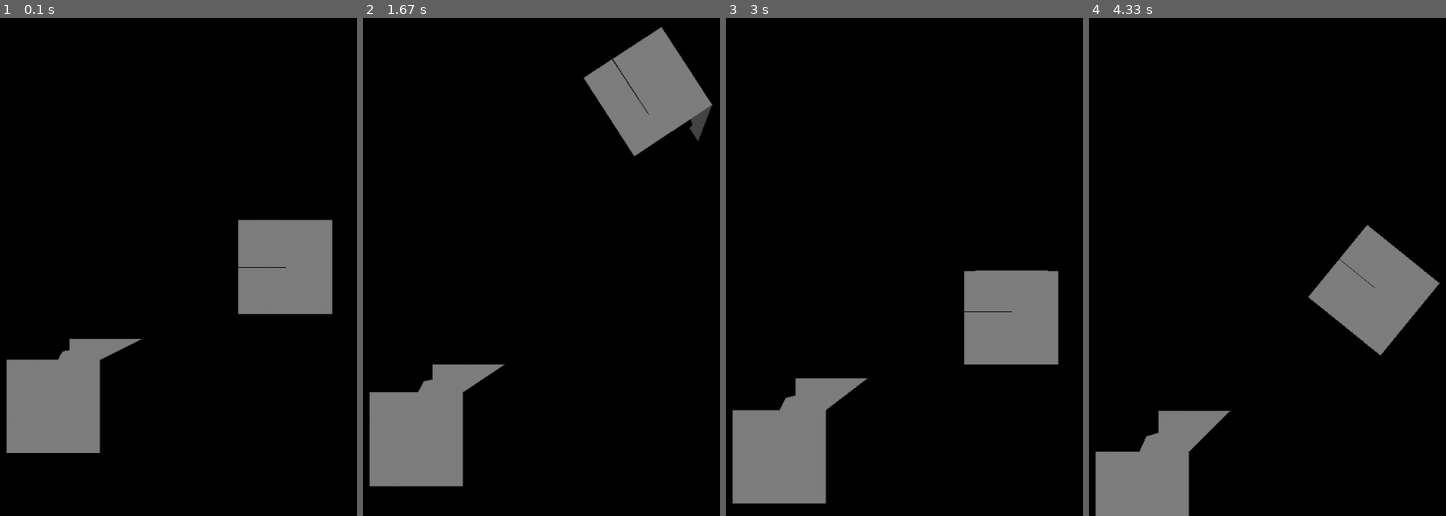
Above: before the commit, frames 1-4 (left to right).
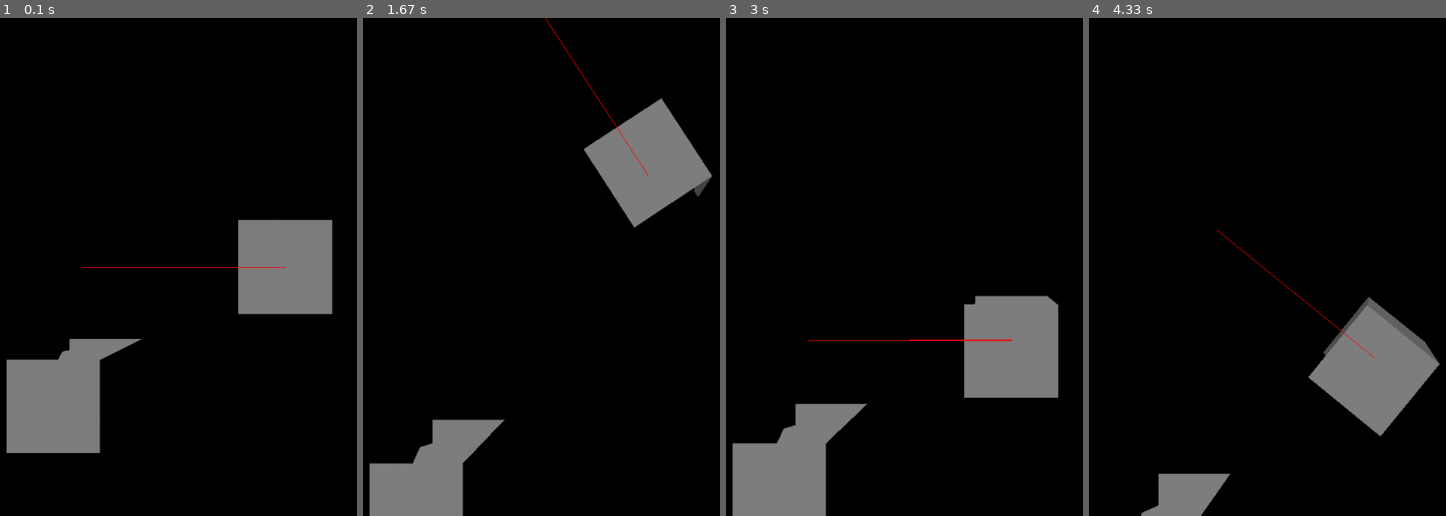
Above: after the commit, the same moments.

Repository: ZackWilde27/Z3dPy
Game: pygame game, started from examples/ray collisions/rayCollisions.py
The game is run twice, just before and just after one commit, with the same random seed, the same clock (stepped at 60 frames per second) and the same inputs.
Inputs:
- Up to frame 1 (0.1 s): no input
- Up to frame 2 (1.67 s): hold D 0.33-0.8 s; hold W 0.83-1.13 s; hold D 1.17-1.63 s
- Up to frame 3 (3 s): hold A 1.67-2.2 s; hold S 2.23-2.53 s; hold A 2.57-2.97 s
- Up to frame 4 (4.33 s): hold W 3-3.37 s; hold D 3.4-4.03 s; hold S from 4.07 s (still down)

The runs differ from the first frame. In frame 1, 0.1% of the frame differs, in the area x 22-81%, y 50-51%; in frame 2, 14%, in the area x 1-99%, y 0-100%; in frame 3, 6.7%; in frame 4, 13%.

Commit message:
Add files via upload

Diff:
--- a/examples/ray collisions/rayCollisions.py
+++ b/examples/ray collisions/rayCollisions.py
@@ -8,16 +8,16 @@
 pygame.init()
 clock = pygame.time.Clock()
 
-# Manually setting the display mode can still be done
+# Manually setting the display mode this time
 screen = pygame.display.set_mode((1280, 720))
 
-# To set the z3dpy screen size, either include it in your camera:
-# z3dpy.Cam(x, y, z, scrW, scrH)
-myCamera = zp.Cam(0, 0, -4, 1280, 720)
-
-# or set screenSize like so:
 zp.screenSize = (1280, 720)
 
+# Cam(x, y, z)
+myCamera = zp.Cam(0, 0, -4)
+
+# Setting FOV
+# zp.FindHowVars(75)
 zp.SetHowVars(0.7330638661047614, 1.3032245935576736)
 
 
@@ -62,7 +62,7 @@
 
     rayDir = zp.RotTo(zp.ThingGetRot(player), [1, 0, 0])
 
-    rayEnd = zp.VectorAdd(rayStart, zp.VectorMulF(rayDir, 15))
+    rayEnd = zp.VectorAdd(rayStart, zp.VectorMulF(rayDir, 5))
 
     theRay = zp.Ray(rayStart, rayEnd)
 
@@ -77,17 +77,22 @@
     zp.rays.append(theRay)
 
     # New CamChase() will make the camera "chase" a location rather than being set.
-    zp.CamChase(myCamera, zp.VectorSub(zp.ThingGetPos(player), [0, 8, 0]), 0.25)
+    zp.CamChase(myCamera, zp.VectorSub(zp.ThingGetPos(player), [0, 8, 0]), 1)
 
     zp.CamSetTargetVector(myCamera, [0, 1, 0])
     zp.CamSetUpVector(myCamera, [0, 0, 1])
 
     zp.SetInternalCam(myCamera)
 
+    zp.dots = []
+
     screen.fill("black")
 
     # Render 3D
     for tri in zp.DebugRaster():
+        if zp.TriGetId(tri) == -1:
+            zp.PgDrawTriOutl(tri, [1, 0, 0], screen, pygame)
+        else:
             nrm = zp.TriGetNormal(tri)
             col = (nrm[2] + nrm[1]) * 0.5
             zp.PgDrawTriS(tri, col, screen, pygame)
